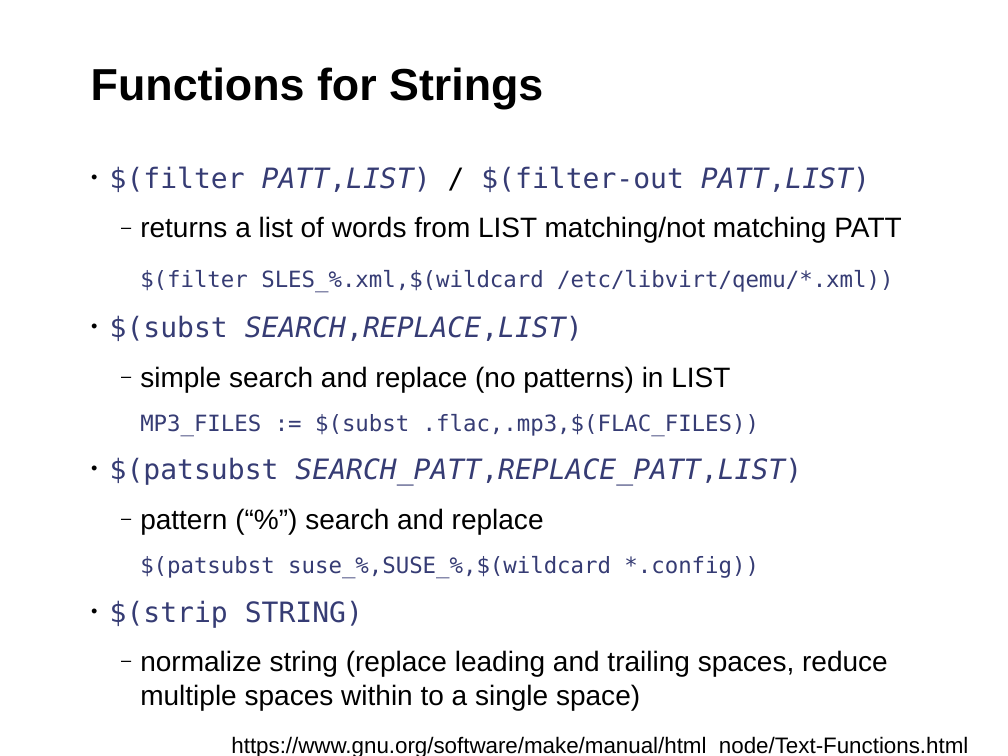
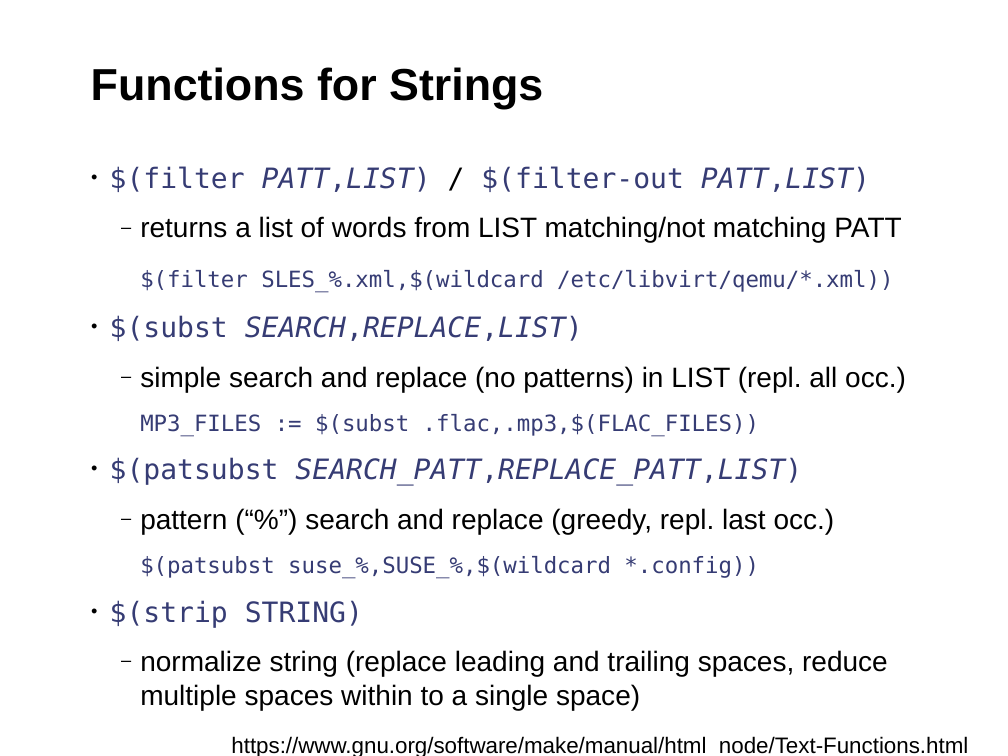
Before and after one commit to fsundermeyer/GNU_make_workshop, a slide deck: slide 30 of Presentation_GNU_make_workshop.odp. Drawn at 1008x756 pixels with LibreOffice and Linux fonts; fonts in the diff are those of the drawing; background and template pictures are left out. Boxes give left, top, right and bottom in pixels: in the first picture for what was removed or moved away, otherwise in the second. Text is boxed around its words. In the diff, an @@ line names an element or a change of style, - is before the commit and + after.

```diff
--- a/Presentation_GNU_make_workshop.odp
+++ b/Presentation_GNU_make_workshop.odp
@@ text at (x1=140, y1=366, x2=906, y2=392): text changed @@
-  ‒ simple search and replace (no patterns) in LIST
+  ‒ simple search and replace (no patterns) in LIST (repl. all occ.)
@@ text at (x1=140, y1=508, x2=835, y2=534): text changed @@
-  ‒ pattern (“%”) search and replace
+  ‒ pattern (“%”) search and replace (greedy, repl. last occ.)
```
Also in this commit, not shown: 9 other slides changed, 2 slides added.
